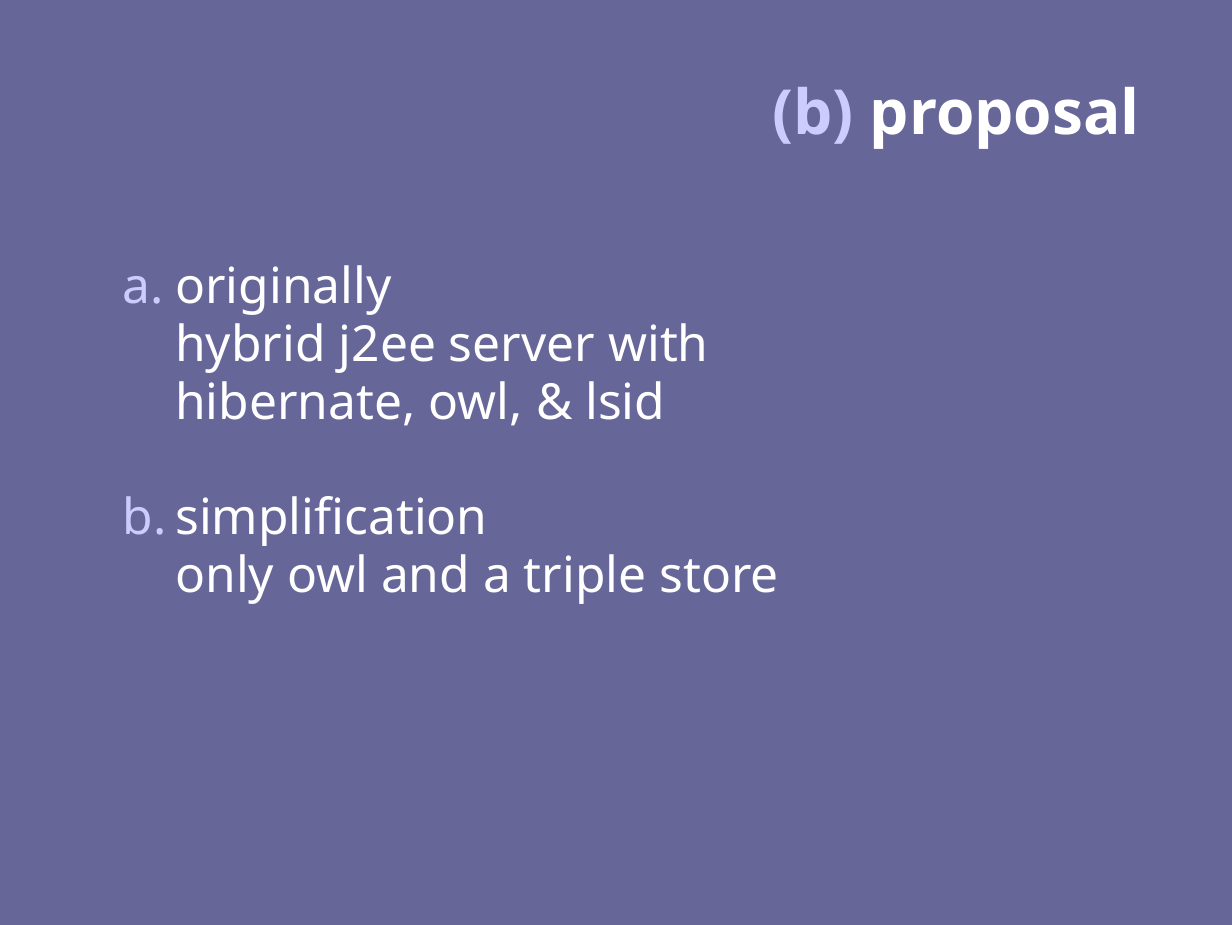
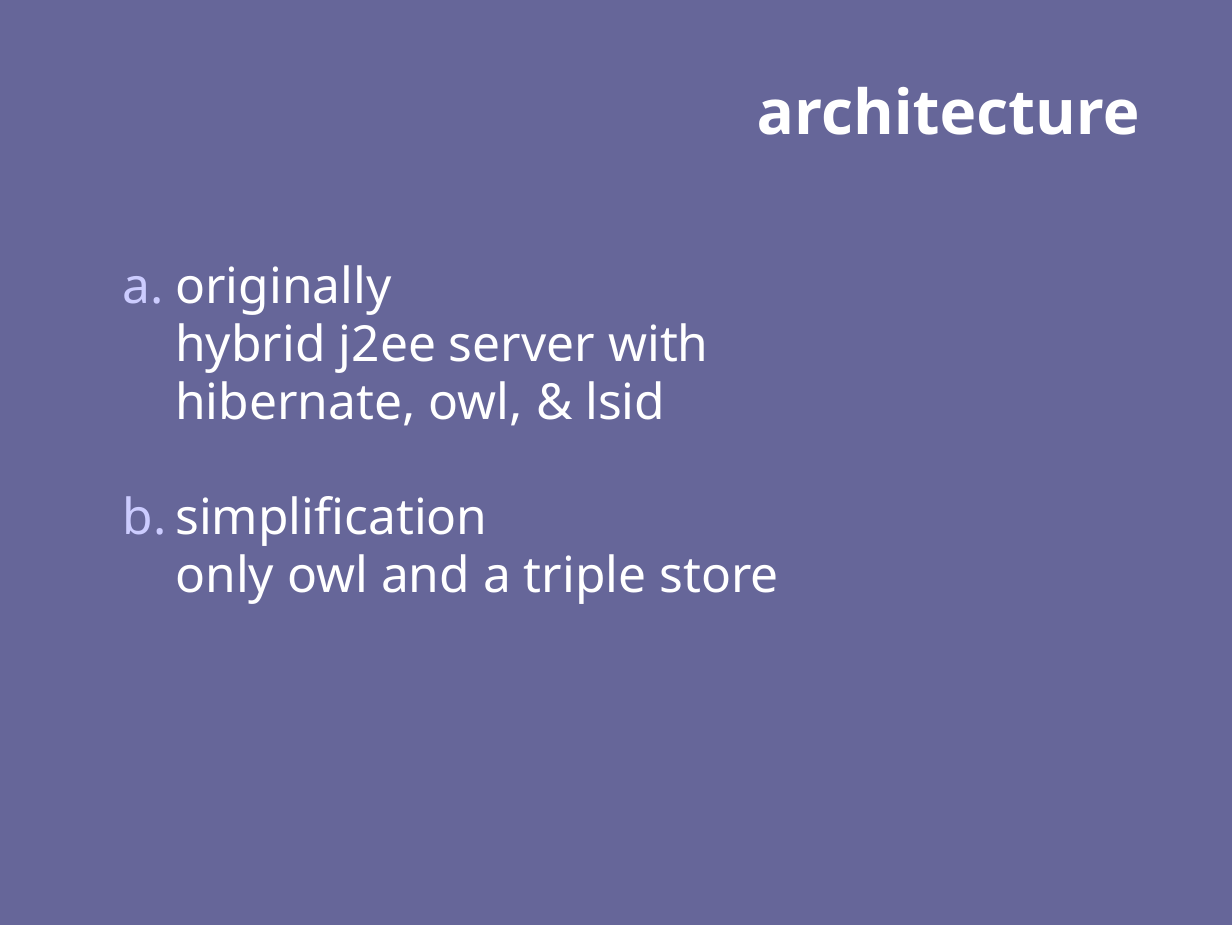
Before and after one commit to ome/openmicroscopy, a slide deck: slide 25 of components/jars/docs/baltimore_mar05_moore.ppt (slide 24 before the commit). Drawn at 1232x925 pixels with LibreOffice and Linux fonts; fonts in the diff are those of the drawing. Boxes give left, top, right and bottom in pixels: in the first picture for what was removed or moved away, otherwise in the second. Text is boxed around its words. In the diff, an @@ line names an element or a change of style, - is before the commit and + after.

```diff
--- a/components/jars/docs/baltimore_mar05_moore.ppt
+++ b/components/jars/docs/baltimore_mar05_moore.ppt
@@ title at (757, 87, 1140, 135): text changed @@
-(b) proposal
+architecture
```
Also in this commit, not shown: 1 other slide changed, 1 slide added, 1 other file.
